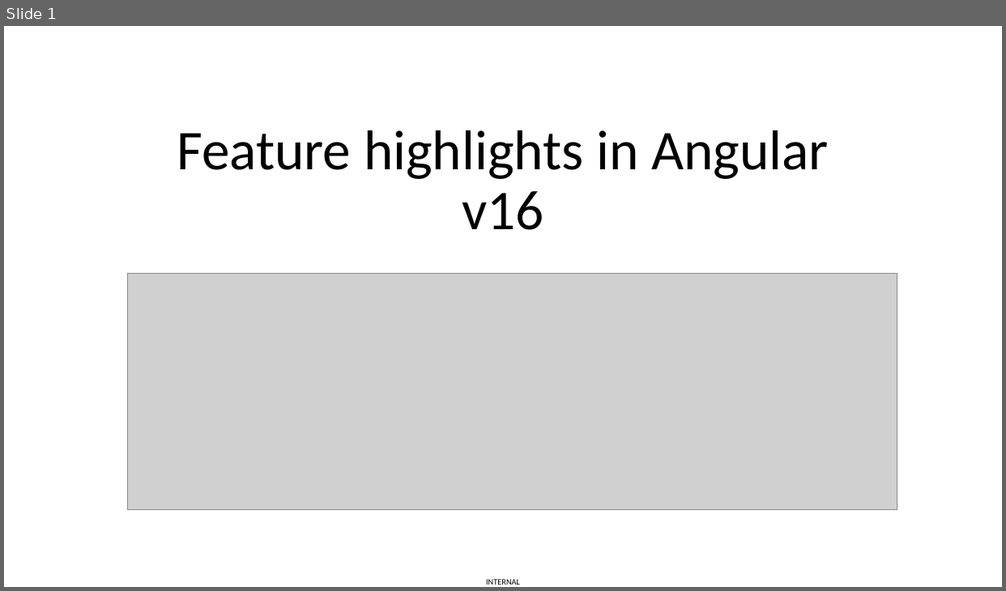
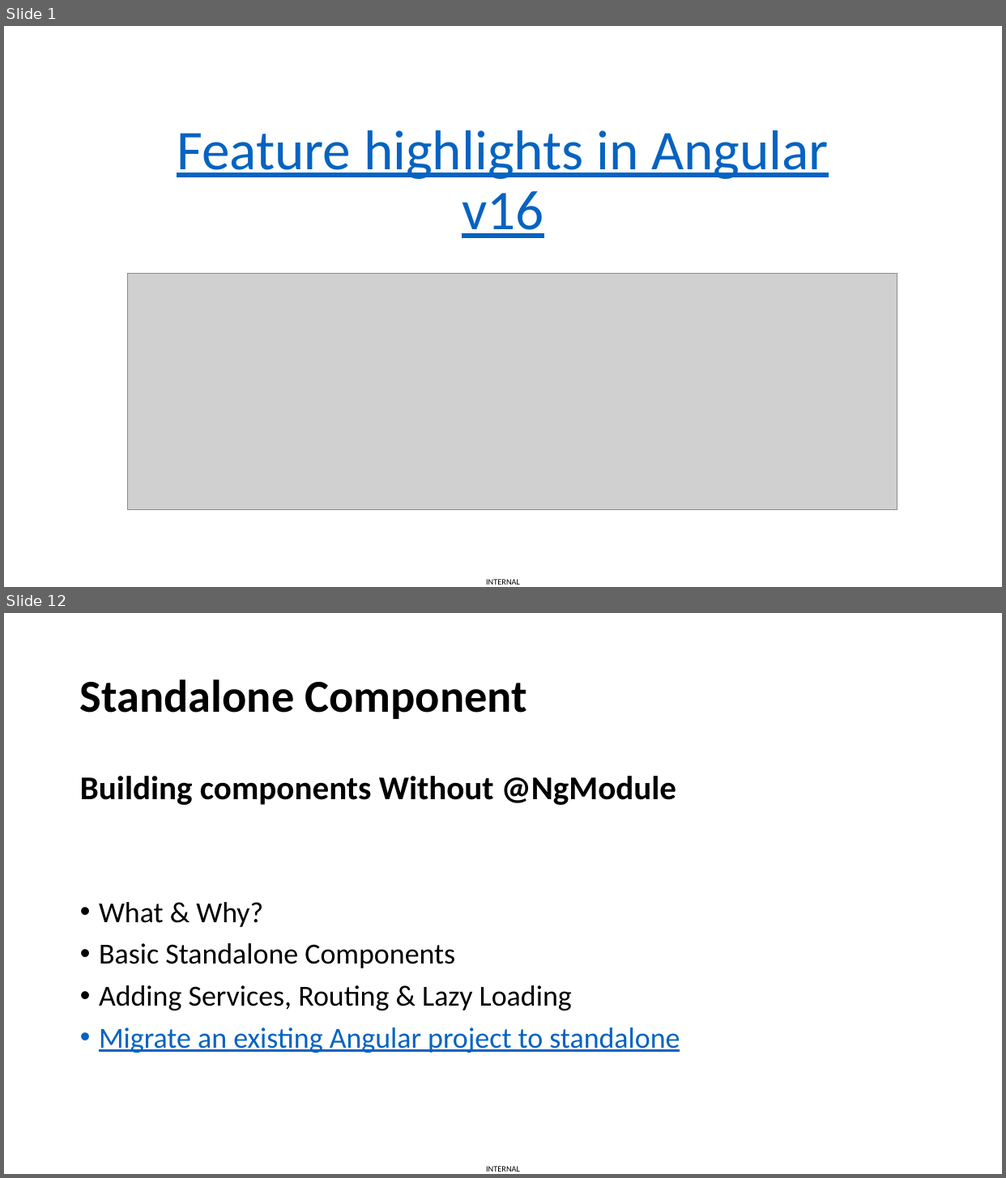
Before and after one commit to vuthaphai/ng-v16-new-features, a slide deck: Angular v16.pptx. Shown one above the other, each under a label of ours: slide 1 before the commit, slides 1 and 12 after it; the slides between them are not shown. The pictures are 1006x591 and 1006x1178 pixels, drawn with LibreOffice and Linux fonts; fonts in the diff are those of the drawing; grey boxes stand for pictures. Boxes give left, top, right and bottom in pixels: in the first picture for what was removed or moved away, otherwise in the second. Text is boxed around its words. In the diff, an @@ line names an element or a change of style, - is before the commit and + after.

Commit message:
finsihed: standalone components

```diff
--- a/Angular v16.pptx
+++ b/Angular v16.pptx
@@ slide 12 added at (4,613,1002,1174), background #FFFFFF; not listed: 1 template element that a slide beside it also shows @@
@@ title added at (80,679,527,719), 44 pt, text #000000, bold @@
+Standalone Component
@@ text added at (80,776,676,805), 32 pt, text #000000, bold @@
+Building components Without @NgModule
@@ text added at (99,902,680,1053), 28 pt, text #000000 @@
+• What & Why?
+• Basic Standalone Components
+• Adding Services, Routing & Lazy Loading
+• Migrate an existing Angular project to standalone
@@ slide 1 changed as well @@
@@ title "Feature highlights in Angular v16" at (177,130,829,238): text colour #000000 to #0563C1, underline on @@
```
Also in this commit, not shown: 1 other slide changed, 14 other slides added, 4 slides removed.
